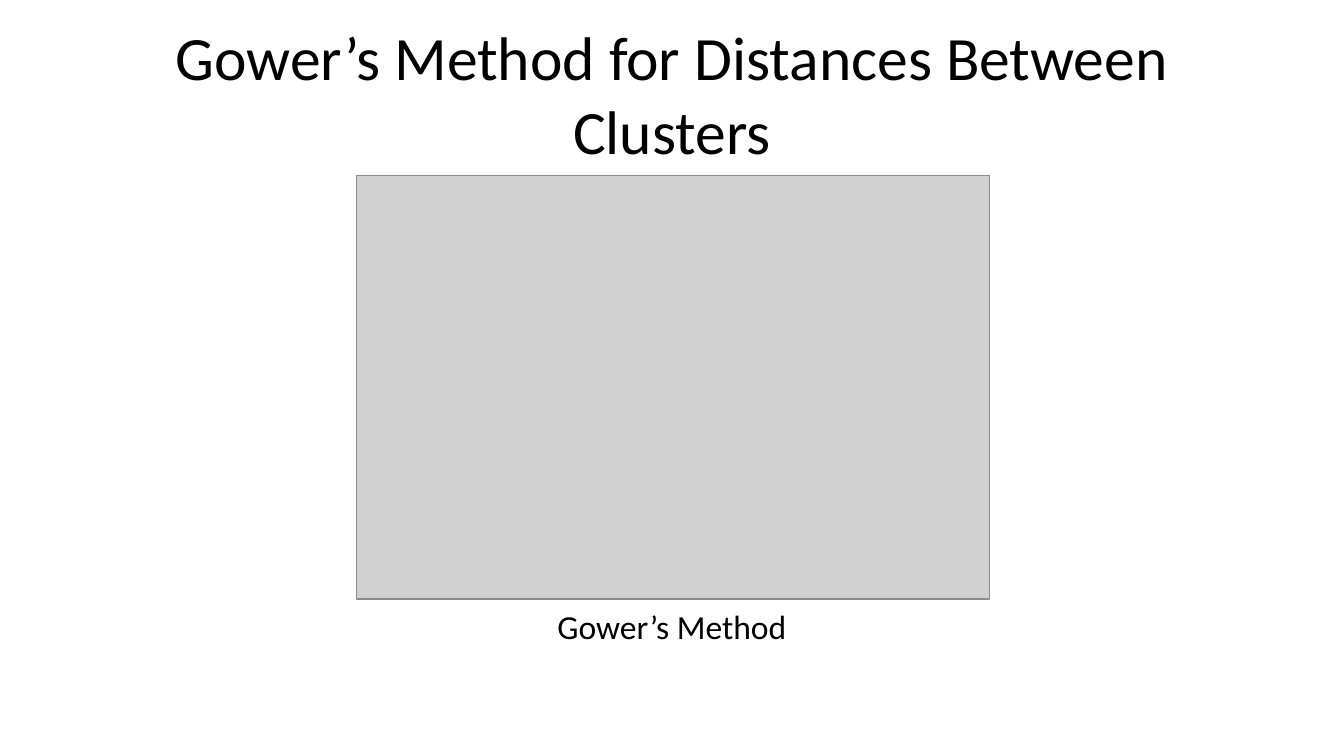
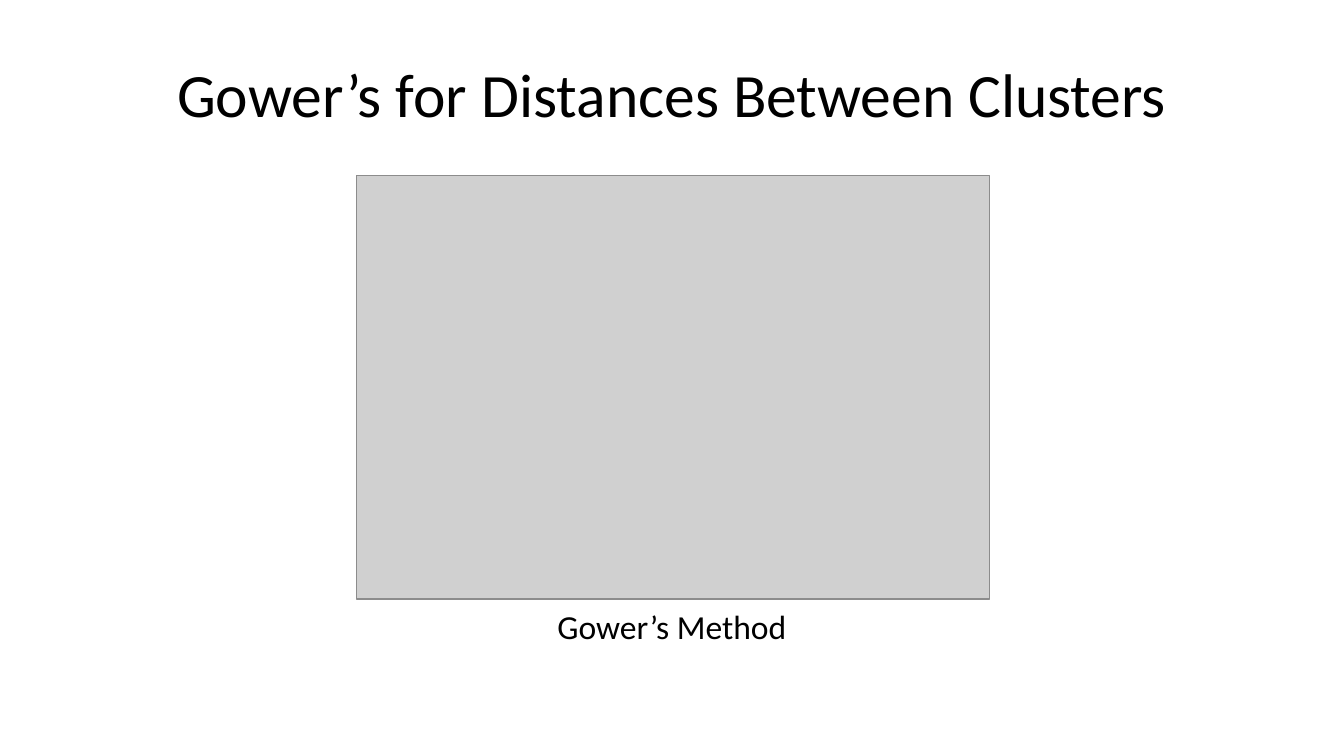
Before and after one commit to deancallahan25/Data322MiniProject, a slide deck: slide 5 of presentation.pptx (slide 6 before the commit). Drawn at 1344x756 pixels with LibreOffice and Linux fonts; fonts in the diff are those of the drawing; grey boxes stand for pictures. Boxes give left, top, right and bottom in pixels: in the first picture for what was removed or moved away, otherwise in the second. Text is boxed around its words. In the diff, an @@ line names an element or a change of style, - is before the commit and + after.

```diff
--- a/presentation.pptx
+++ b/presentation.pptx
@@ title at (177,74,1166,118): text changed @@
-Gower’s Method for Distances Between Clusters
+Gower’s for Distances Between Clusters
```
Also in this commit, not shown: 2 other slides changed, 4 slides added, 2 slides removed, 2 other files.
